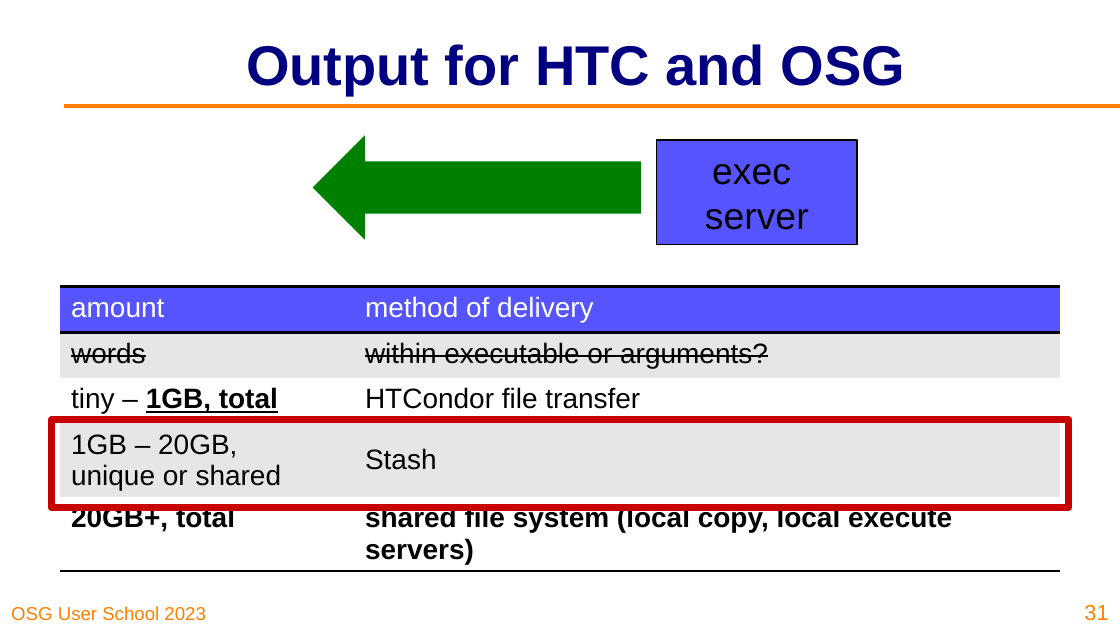
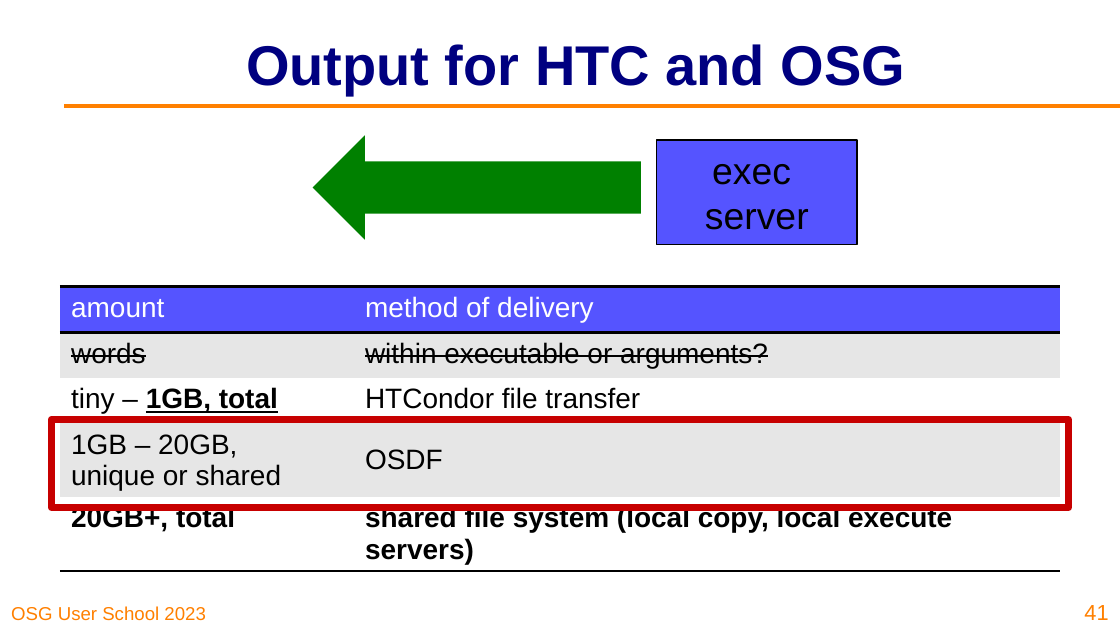
Before and after one commit to osg-htc/user-school-2023, a slide deck: slide 41 of docs/materials/data/files/osgus23-data.pptx (slide 31 before the commit). Drawn at 1120x630 pixels with LibreOffice and Linux fonts; fonts in the diff are those of the drawing; background and template pictures are left out. Boxes give left, top, right and bottom in pixels: in the first picture for what was removed or moved away, otherwise in the second. Text is boxed around its words. In the diff, an @@ line names an element or a change of style, - is before the commit and + after.

```diff
--- a/docs/materials/data/files/osgus23-data.pptx
+++ b/docs/materials/data/files/osgus23-data.pptx
@@ table at (x1=59, y1=287, x2=1060, y2=630) @@
-row 4, column 2: Stash
+row 4, column 2: OSDF
@@ page number at (x1=1084, y1=605, x2=1108, y2=620): text changed @@
-31
+41
```
Also in this commit, not shown: 15 other slides changed, 15 slides added, 11 slides removed, 1 other file.
